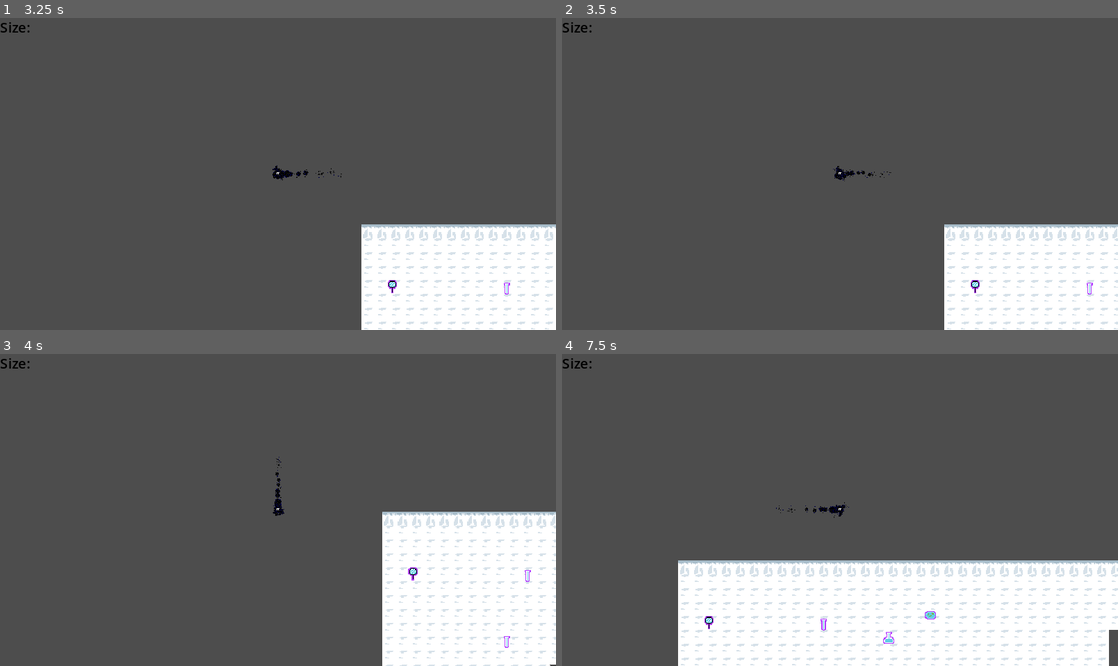
Above: before the commit, frames 1-4 (two rows, left to right).
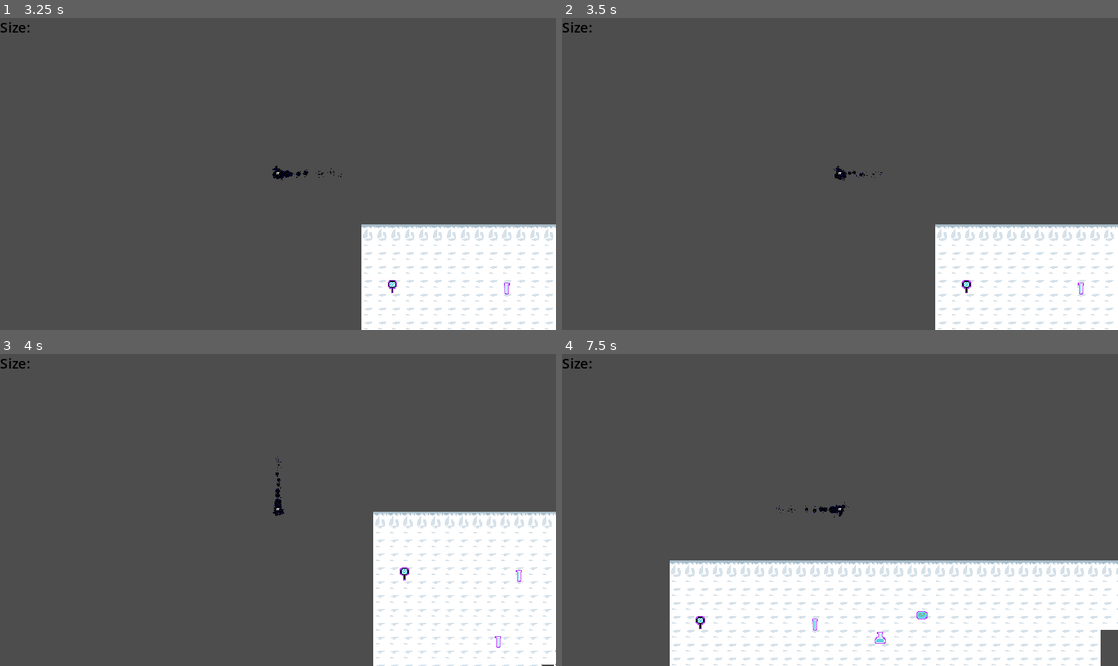
Above: after the commit, the same moments.

Repository: BenBenBenB/godot-testing-2d
Game: Godot game, scene res://scene/level/autorunner.tscn
Same seed, same stepped clock (60 frames per second), same inputs: the game is played once before the commit and once after it. This scene is started directly instead of the project's main scene.
Inputs:
- Up to frame 1 (3.25 s): tap Enter at 0.5 s; hold W (move_up) 0.53-2.03 s; hold A (move_left) from 2.03 s (still down)
- Up to frame 2 (3.5 s): keep holding A (move_left)
- Up to frame 3 (4 s): release A (move_left) at 3.53 s; hold S (move_down) from 3.53 s (still down)
- Up to frame 4 (7.5 s): tap Escape (pause) at 4.15 s; release S (move_down) at 4.28 s; hold D (move_right) 4.28-5.03 s; hold W (move_up) 5.03-5.78 s; hold D (move_right) from 5.78 s (still down)

Frame 1 is identical in both runs. In frame 2, 2.9% of the frame differs, in the area x 50-100%, y 48-100%; in frame 3, 3.8%; in frame 4, 6.8%, in the area x 19-100%, y 66-100%.

Commit message:
bugs no one asked about

Diff:
--- a/script/classes/state_machine.gd
+++ b/script/classes/state_machine.gd
@@ -21,7 +21,8 @@
 
 func on_child_transitioned(new_state_in: State) -> void:
 	var new_state = states.get(new_state_in.name.to_lower())
-	print(new_state.name)
+	if OS.is_debug_build():
+		print(new_state.name)
 	if new_state == null:
 		push_warning("Called transition to a state that does not exist.")
 	elif new_state != current_state:
--- a/script/entities/player_blackhole.gd
+++ b/script/entities/player_blackhole.gd
@@ -13,7 +13,7 @@
 var size: float = 10
 var auto_forward: bool
 var wall_bump_distance = 2
-var left_wall = -120
+var left_wall = -110
 const max_size: float = 500
 const max_scale: float = 3.0
 const min_scale: float = 0.5
--- a/script/state/game_ui/pause_menu_screen.gd
+++ b/script/state/game_ui/pause_menu_screen.gd
@@ -7,6 +7,7 @@
 
 @onready var main_menu_screen = $"../MainMenuScreen"
 @onready var level_active_screen = $"../LevelActiveScreen"
+@onready var death_screen = $"../DeathScreen"
 
 func _ready():
 	pause_menu.Continue.connect(continue_level)
@@ -24,6 +25,12 @@
 func update(_delta):
 	if Input.is_action_just_pressed("pause"):
 		Transitioned.emit(level_active_screen)
+	var player = get_tree().get_first_node_in_group("Player")
+	if is_instance_of(player, PlayerBlackhole) and player.is_dead():
+		player_died()
+
+func player_died():
+	Transitioned.emit(death_screen)
 
 func continue_level():
 	pause_timer.start()
--- a/script/state/game_ui/settings_screen.gd
+++ b/script/state/game_ui/settings_screen.gd
@@ -7,10 +7,10 @@
 @onready var main_menu_screen = $"../MainMenuScreen"
 
 func enter():
-	settings.show()
+	settings.activate()
 
 func exit():
-	settings.hide()
+	settings.deactivate()
 
 func update(_delta):
 	if Input.is_action_pressed("pause"):
